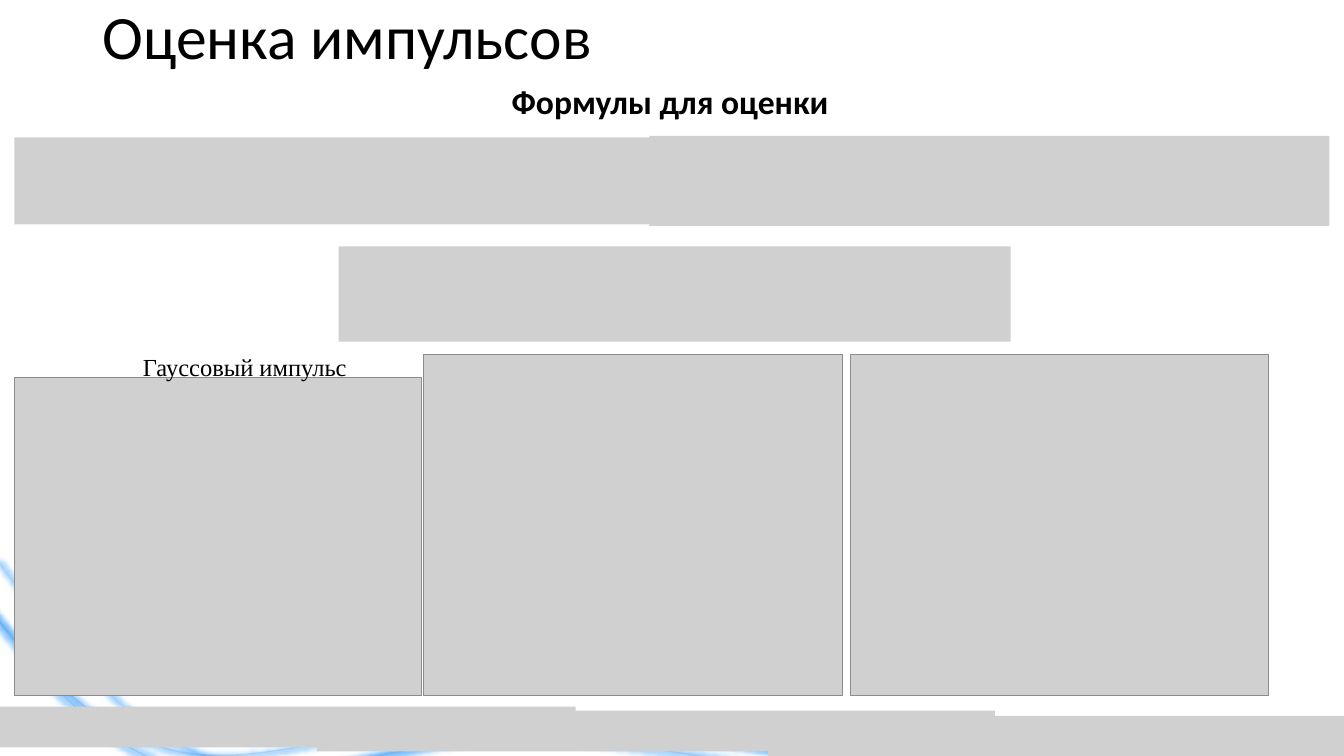
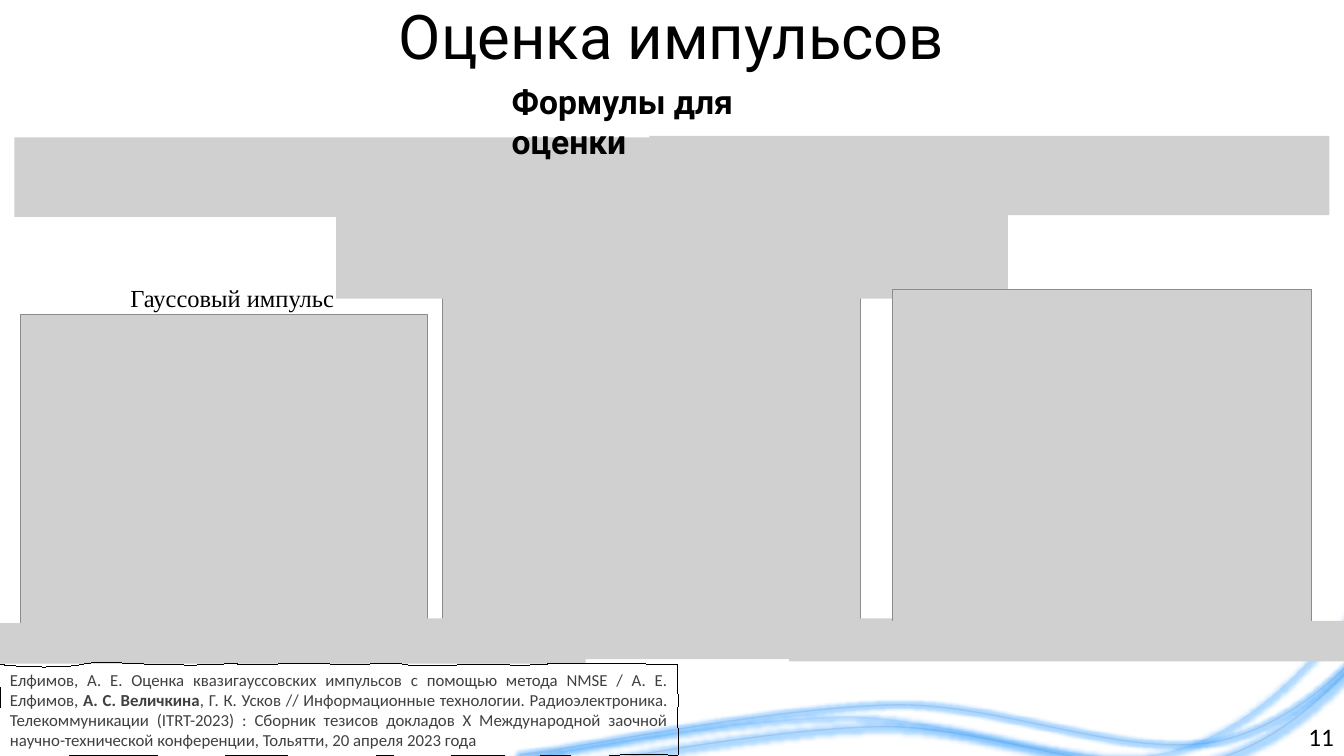
Before and after one commit to liveinscarlet/Study, a slide deck: slide 11 of Диссертация и предзащита/Презентация для предзащиты.pptx. Drawn at 1344x756 pixels with LibreOffice and Linux fonts; fonts in the diff are those of the drawing; grey boxes stand for pictures; background and template pictures are left out. Boxes give left, top, right and bottom in pixels: in the first picture for what was removed or moved away, otherwise in the second. Text is boxed around its words. In the diff, an @@ line names an element or a change of style, - is before the commit and + after.

```diff
--- a/Диссертация и предзащита/Презентация для предзащиты.pptx
+++ b/Диссертация и предзащита/Презентация для предзащиты.pptx
@@ title "Оценка импульсов" at box(399, 14, 944, 72): font Calibri to Roboto; alignment left to centre @@
@@ text "Формулы для оценки" at box(512, 89, 733, 160): font Calibri to Roboto @@
@@ picture: place and size @@
-picture at box(14, 137, 692, 224)
+picture at box(14, 137, 692, 217)
@@ picture: place and size @@
-picture at box(649, 136, 1330, 226)
+picture at box(649, 136, 1330, 216)
@@ picture: place and size @@
-picture at box(339, 246, 1011, 342)
+picture at box(336, 212, 1008, 298)
@@ text "Гауссовый импульс": place and size @@
-text "Гауссовый импульс" at box(143, 359, 346, 382)
+text "Гауссовый импульс" at box(130, 290, 334, 313)
@@ picture: place and size @@
-picture at box(424, 355, 843, 696)
+picture at box(443, 284, 861, 625)
@@ picture: place and size @@
-picture at box(850, 355, 1268, 696)
+picture at box(893, 290, 1312, 631)
@@ picture: place and size @@
-picture at box(14, 378, 421, 696)
+picture at box(20, 315, 427, 632)
@@ freeform shape: place and size @@
-freeform shape at box(0, 549, 877, 756)
+freeform shape at box(520, 538, 1344, 755)
@@ freeform shape: place and size @@
-freeform shape at box(0, 562, 932, 756)
+freeform shape at box(466, 551, 1344, 756)
@@ freeform shape: place and size @@
-freeform shape at box(0, 571, 893, 756)
+freeform shape at box(503, 561, 1344, 756)
@@ picture added at box(0, 623, 586, 663) @@
@@ picture added at box(341, 619, 1019, 659) @@
@@ picture added at box(789, 621, 1344, 661) @@
@@ freeform shape added at box(0, 664, 679, 756), outline #000000 0.75 pt, 12 pt, text #404040 @@
+Елфимов, А. Е. Оценка квазигауссовских импульсов с помощью метода NMSE / А. Е. Елфимов, А. С. Величкина, Г. К. Усков // Информационные технологии. Радиоэлектроника. Телекоммуникации (ITRT-2023) : Сборник тезисов докладов X Международной заочной научно-технической конференции, Тольятти, 20 апреля 2023 года
@@ picture removed at box(0, 707, 577, 747) @@
@@ picture removed at box(317, 711, 995, 751) @@
@@ picture removed at box(768, 716, 1344, 756) @@
@@ page number: place and size @@
-page number at box(1224, 714, 1241, 716)
+page number at box(1308, 729, 1334, 746)
@@ page number at box(1308, 729, 1334, 746): size 12 to 18 pt, text colour #8C8C8C to #000000 @@
```
Also in this commit, not shown: 14 other slides changed, 1 slide added, 1 slide removed, 2 other files.
